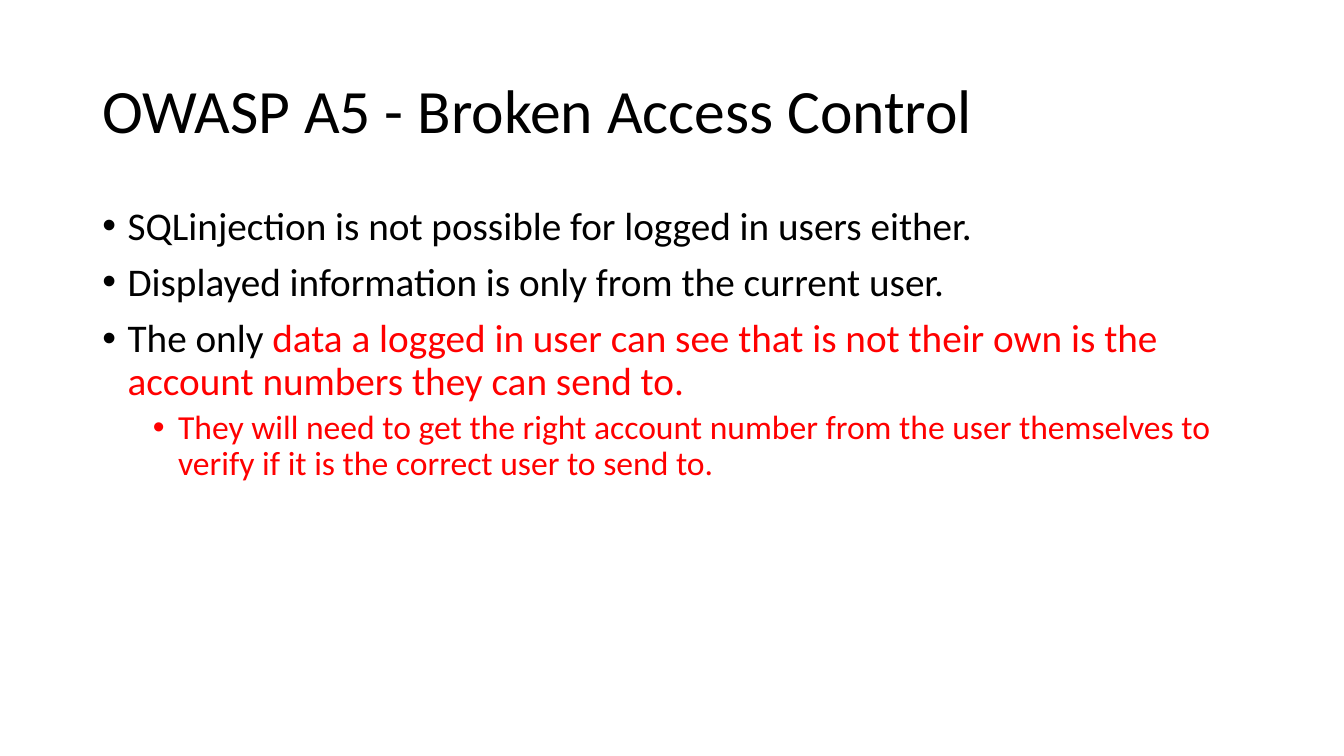
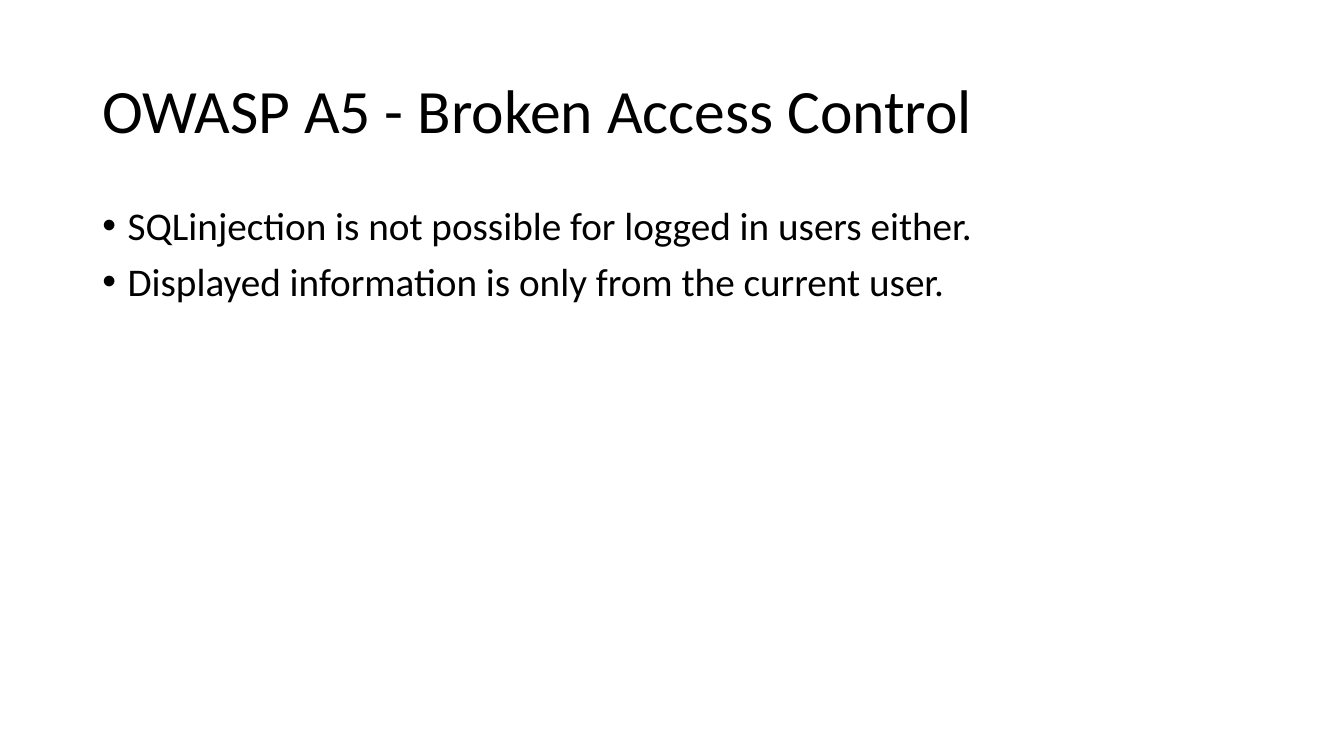
Before and after one commit to jkunnas58/dat250_netbank_fall_2020, a slide deck: slide 15 of Project_report_group_9.pptx. Drawn at 1344x756 pixels with LibreOffice and Linux fonts; fonts in the diff are those of the drawing. Boxes give left, top, right and bottom in pixels: in the first picture for what was removed or moved away, otherwise in the second. Text is boxed around its words. In the diff, an @@ line names an element or a change of style, - is before the commit and + after.

```diff
--- a/Project_report_group_9.pptx
+++ b/Project_report_group_9.pptx
@@ text at [128, 324, 1210, 481]: paragraphs removed @@
-• The only data a logged in user can see that is not their own is the account numbers they can send to.
-  • They will need to get the right account number from the user themselves to verify if it is the correct user to send to.
```
Also in this commit, not shown: 12 other slides changed, 2 other files.
